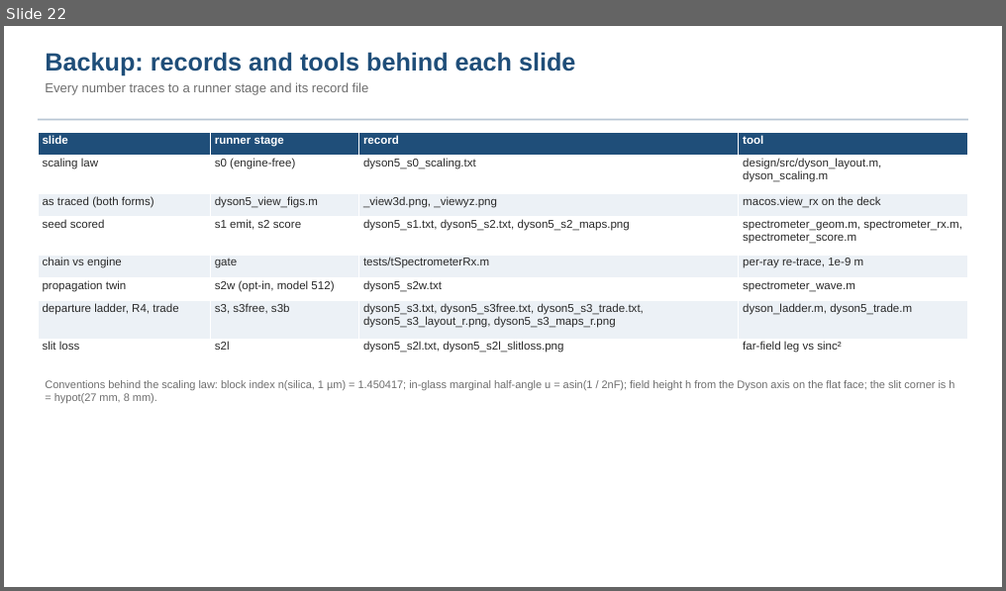
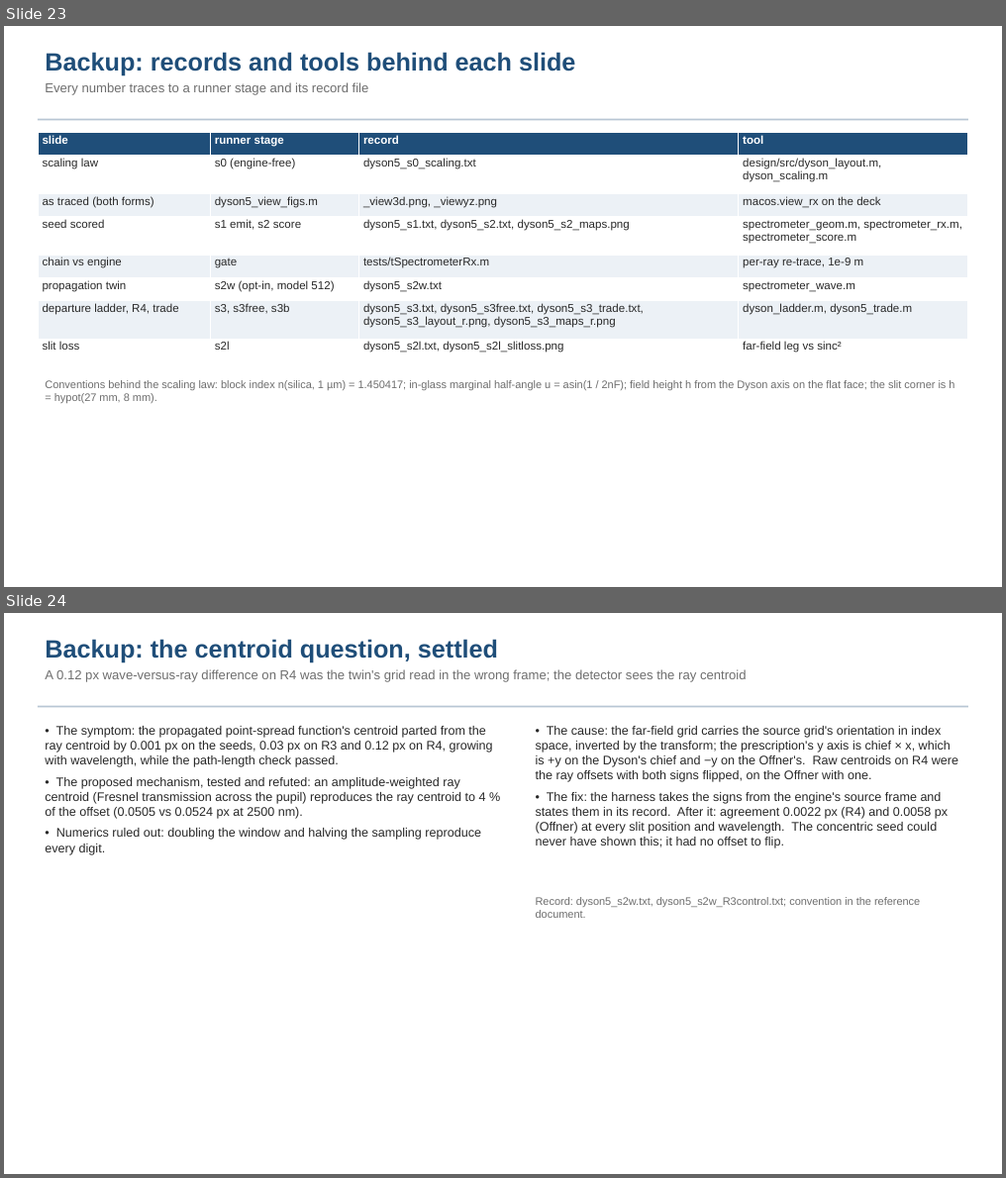
Before and after one commit to nasa-jpl/macos, a slide deck: demo_session/deck_dyson.pptx. Shown one above the other, each under a label of ours: slide 22 before the commit, slides 23 and 24 after it. The pictures are 1006x591 and 1006x1178 pixels, drawn with LibreOffice and Linux fonts; fonts in the diff are those of the drawing. Boxes give left, top, right and bottom in pixels: in the first picture for what was removed or moved away, otherwise in the second. Text is boxed around its words. In the diff, an @@ line names an element or a change of style, - is before the commit and + after.

```diff
--- a/demo_session/deck_dyson.pptx
+++ b/demo_session/deck_dyson.pptx
@@ slide 24 added at box(4, 613, 1002, 1174), background #FFFFFF @@
@@ text added at box(45, 639, 746, 682), 12.5 pt, text #6E6E6E @@
+Backup: the centroid question, settled
+A 0.12 px wave-versus-ray difference on R4 was the twin's grid read in the wrong frame; the detector sees the ray centroid
@@ rectangle added at box(38, 706, 968, 707), fill #B8C6D4 @@
@@ text added at box(45, 726, 493, 856), 12 pt, text #282828 @@
+• The symptom: the propagated point-spread function's centroid parted from the ray centroid by 0.001 px on the seeds, 0.03 px on R3 and 0.12 px on R4, growing with wavelength, while the path-length check passed.
+• The proposed mechanism, tested and refuted: an amplitude-weighted ray centroid (Fresnel transmission across the pupil) reproduces the ray centroid to 4 % of the offset (0.0505 vs 0.0524 px at 2500 nm).
+• Numerics ruled out: doubling the window and halving the sampling reproduce every digit.
@@ text added at box(536, 726, 958, 849), 12 pt, text #282828 @@
+• The cause: the far-field grid carries the source grid's orientation in index space, inverted by the transform; the prescription's y axis is chief × x, which is +y on the Dyson's chief and −y on the Offner's. Raw centroids on R4 were the ray offsets with both signs flipped, on the Offner with one.
+• The fix: the harness takes the signs from the engine's source frame and states them in its record. After it: agreement 0.0022 px (R4) and 0.0058 px (Offner) at every slit position and wavelength. The concentric seed could never have shown this; it had no offset to flip.
@@ text added at box(536, 897, 920, 918), 10.5 pt, text #6E6E6E @@
+Record: dyson5_s2w.txt, dyson5_s2w_R3control.txt; convention in the reference document.
@@ what was slide 22 is now slide 23 @@
```
Also in this commit, not shown: 8 slides changed, 2 other slides added, 1 slide removed, 3 other files.
